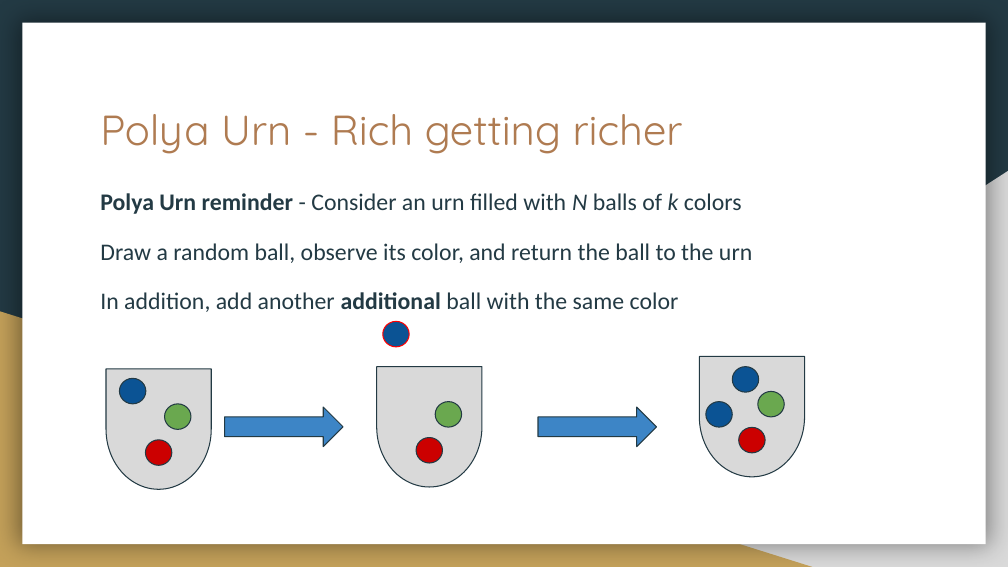
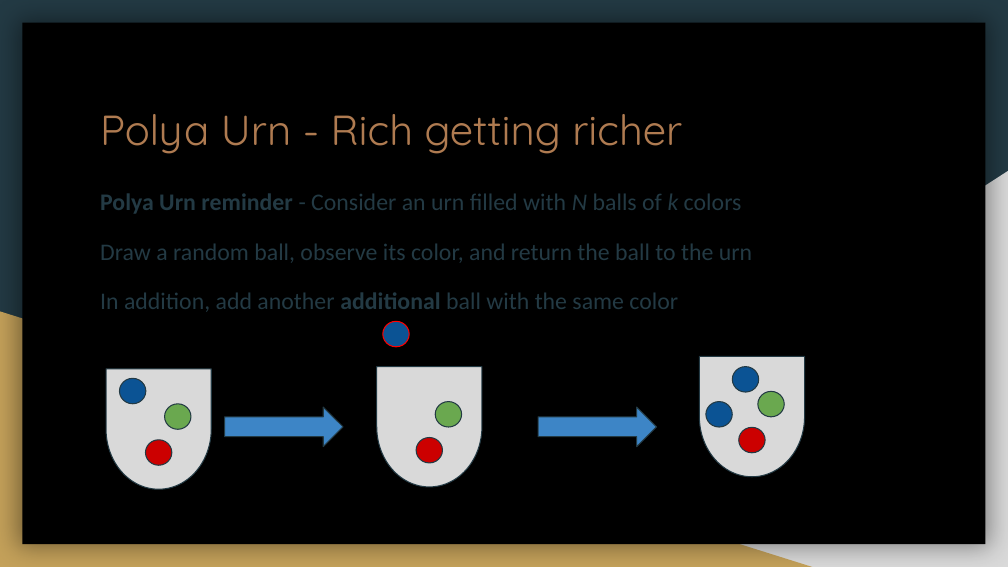
Before and after one commit to yoavram-lab/PrestigeBias, a slide deck: slide 25 of Prestige bias.pptx. Drawn at 1008x567 pixels with LibreOffice and Linux fonts; fonts in the diff are those of the drawing. Boxes give left, top, right and bottom in pixels: in the first picture for what was removed or moved away, otherwise in the second. Text is boxed around its words. In the diff, an @@ line names an element or a change of style, - is before the commit and + after.

```diff
--- a/Prestige bias.pptx
+++ b/Prestige bias.pptx
@@ rectangle at bbox=[22, 23, 986, 544]: fill #FFFFFF to #000000 @@
@@ ellipse at bbox=[383, 322, 409, 347]: outline #FF0000 0.75 pt to #FF0000 0.74 pt @@
@@ outline #233A44 0.75 pt to #233A44 0.74 pt in 5 elements at bbox=[106, 369, 211, 489], bbox=[376, 366, 481, 486], bbox=[699, 356, 804, 476], bbox=[538, 407, 657, 447], bbox=[225, 407, 344, 447] @@
```
Also in this commit, not shown: 50 other slides changed.
